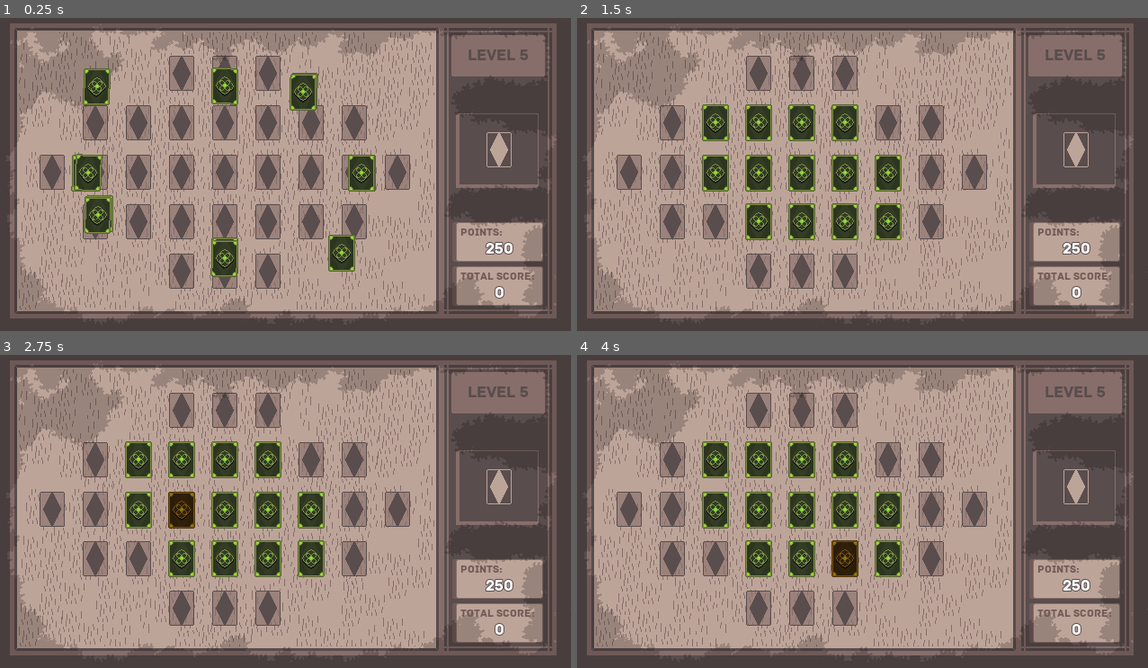
Above: before the commit, frames 1-4 (two rows, left to right).
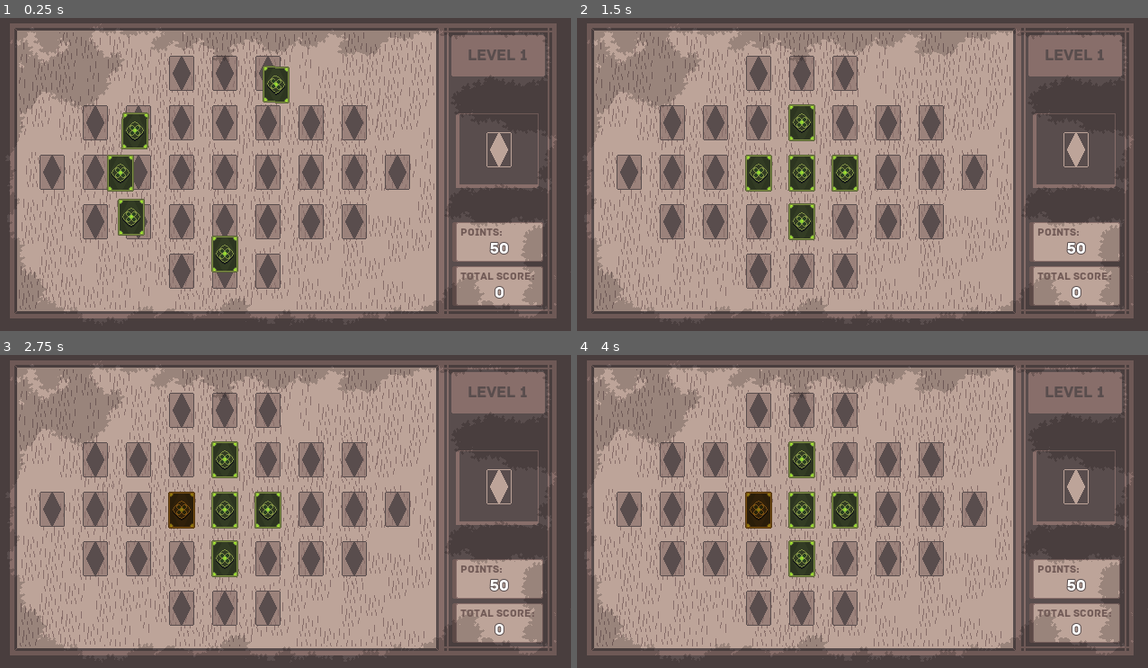
Above: after the commit, the same moments.

Repository: guilhermesgb/lonely-memory-game
Game: Godot game, scene res://Game.tscn
Same seed, same stepped clock (60 frames per second), same inputs: the game is played once before the commit and once after it.
Inputs (mouse positions are in pixels of both pictures, inside the frame that each line leads up to):
- Up to frame 1 (0.25 s): no input
- Up to frame 2 (1.5 s): move the mouse to (988, 152) at 0.52 s; click (988, 152) at 0.67 s; drag from (742, 187) to (833, 233) at 1.27 s
- Up to frame 3 (2.75 s): move the mouse to (342, 436) at 2.02 s; click (342, 436) at 2.17 s
- Up to frame 4 (4 s): tap Enter at 2.75 s; drag from (833, 570) to (685, 458) at 2.77 s; move the mouse to (1033, 555) at 3.52 s; click (1033, 555) at 3.67 s

The runs differ from the first frame. In frame 1, 6.6% of the frame differs, in the area x 12-93%, y 10-83%; in frame 2, 4.6%; in frame 3, 4.6%; in frame 4, 5.0%.

Commit message:
Finish basic level gameplay loop

Diff:
--- a/Board.gd
+++ b/Board.gd
@@ -4,13 +4,15 @@
 
 signal preparation_done
 signal earnable_points_updated(points)
-
-export(int) var CURRENT_LEVEL = 1
+signal player_won(points)
+signal player_lost()
 
 onready var rng = RandomNumberGenerator.new()
-onready var slots = get_tree().get_nodes_in_group("slots")
-onready var cards = get_tree().get_nodes_in_group("cards")
 onready var timer = $Timer
+
+var currentLevel = 0
+
+var destroyedCardNames = []
 
 var availableSlotsCounter = 0
 var occupiedSlotsCounter = 0
@@ -24,35 +26,106 @@
 var earnedPeeksCount = 0
 
 var fullPassesCount = 0
+
+func setup(level):
+	currentLevel = level
 
 func _ready():
 	rng.randomize()
 	calculate_earnable_points()
-	occupy_excess_slots()
-	keep_unoccupied_slots()
+	setup_slots_based_on_level()
+	count_unoccupied_slots()
 	free_excess_cards()
+
+func group_slots(groupName):
+	for childIndex in get_child_count():
+		var child = get_child(childIndex)
+
+		if child.name.begins_with("Slot"):
+			child.add_to_group(groupName)
+
+func get_card_slots():
+	return do_get_card_slots(false)
+
+func do_get_card_slots(groupSlots):
+	var groupName = "slots" + String(currentLevel)
+
+	if groupSlots:
+		group_slots(groupName)
+
+	var slots = []
+	for slot in get_tree().get_nodes_in_group(groupName):
+
+		if slot == null or slot.is_queued_for_deletion():
+			continue
+
+		slots.append(slot)
+
+	return slots
+
+func get_win_slot():
+	return $WinSlot
+
+func group_cards(groupName):
+	for childIndex in get_child_count():
+		var child = get_child(childIndex)
+
+		if child.name.begins_with("Card"):
+			child.add_to_group(groupName)
+
+func get_cards():
+	return do_get_cards(false)
+
+func do_get_cards(groupCards):
+	var groupName = "cards" + String(currentLevel)
+
+	if groupCards:
+		group_cards(groupName)
+
+	var cards = []
+	for card in get_tree().get_nodes_in_group(groupName):
+
+		if card == null or card.is_queued_for_deletion() or card.name in destroyedCardNames:
+			continue
+
+		cards.append(card)
+
+	return cards
+
+func get_other_cards(name):
+	var cards = []
+	for card in get_cards():
+
+		if card.name == name:
+			continue
+
+		cards.append(card)
+
+	return cards
 
 func calculate_earnable_points():
 	earnablePoints = get_total_earnable_points()
 
 func get_total_earnable_points():
-	return 50 * CURRENT_LEVEL
-
-func occupy_excess_slots():
-	for slot in slots:
+	return 50 * currentLevel
+
+func setup_slots_based_on_level():
+	for slot in do_get_card_slots(true):
 		slot.connect("slot_occupied", self, "_on_slot_occupied")
-		slot.setup(CURRENT_LEVEL)
-
-func keep_unoccupied_slots():
-	for slot in slots:
+		slot.setup(currentLevel)
+
+func count_unoccupied_slots():
+	for slot in get_card_slots():
 		if not slot.is_occupied():
 			availableSlotsCounter = availableSlotsCounter + 1
 
 func free_excess_cards():
+	var cards = do_get_cards(true)
 	var cardsToFree = []
 	var cardsToSetup = []
 
 	var cardIndex = rng.randi_range(0, 4)
+
 	for count in cards.size():
 
 		if (cardsToSetup.size() < availableSlotsCounter):
@@ -67,6 +140,7 @@
 		card.destroy()
 
 	for card in cardsToSetup:
+		card.connect("card_destroyed", self, "_on_card_destroyed")
 		card.connect("select_for_reveal_updated", self, "_on_card_select_for_reveal_updated")
 		card.connect("select_for_win_updated", self, "_on_card_select_for_win_updated")
 		card.connect("tapped_while_blocked", self, "_on_card_tapped_while_blocked")
@@ -74,6 +148,9 @@
 
 	cards = cardsToSetup
 
+func _on_card_destroyed(name):
+	destroyedCardNames.append(name)
+
 func _on_Timer_timeout():
 	print("restarting current scene")
 	get_tree().reload_current_scene()
@@ -81,16 +158,21 @@
 func _draw():
 	draw_circle(Vector2.ZERO, 2000, Color("#493e3e"))
 
-func _on_slot_occupied():
+func _on_slot_occupied(_card):
 	occupiedSlotsCounter = occupiedSlotsCounter + 1
 
-	if (occupiedSlotsCounter == slots.size()):
+	if (occupiedSlotsCounter == get_card_slots().size()):
+		prepare_win_slot()
 		assign_types_to_cards()
 		emit_signal("preparation_done")
 		emit_signal("earnable_points_updated", earnablePoints)
 		timer.start()
 
+func prepare_win_slot():
+	get_win_slot().connect("slot_occupied", self, "_on_win_slot_occupied")
+
 func assign_types_to_cards():
+	var cards = get_cards()
 	var typesToAssign = Global.CardType.values()
 	var typesToAssignCount = ceil(cards.size() / 2.0)
 	var usedTypes = [Global.CardType.NONE]
@@ -99,11 +181,12 @@
 		var typeToAssign = find_available_type(typesToAssign, usedTypes)
 
 		if typesToAssignCount == 1:
-			find_unassigned_card().set_assigned_type(typeToAssign)
+			cardSelectedForWin = find_unassigned_card(cards)
+			cardSelectedForWin.set_assigned_type(typeToAssign)
 
 		else:
-			find_unassigned_card().set_assigned_type(typeToAssign)
-			find_unassigned_card().set_assigned_type(typeToAssign)
+			find_unassigned_card(cards).set_assigned_type(typeToAssign)
+			find_unassigned_card(cards).set_assigned_type(typeToAssign)
 
 		usedTypes.append(typeToAssign)
 		typesToAssignCount = typesToAssignCount - 1
@@ -118,7 +201,7 @@
 
 	return availableTypes[rng.randi_range(0, availableTypes.size() - 1)]
 
-func find_unassigned_card():
+func find_unassigned_card(cards):
 	var unassignedCards = []
 
 	for card in cards:
@@ -129,7 +212,8 @@
 	return unassignedCards[rng.randi_range(0, unassignedCards.size() - 1)]
 
 func _on_card_select_for_reveal_updated(card, selected):
-	clear_selected_cards_for_win()
+	var cards = get_cards()
+	clear_selected_cards_for_win(cards)
 
 	var selection = update_selected_cards_for_reveal(card, selected)
 
@@ -137,16 +221,16 @@
 		if revealed_cards_form_pair(selection):
 			block_revealed_cards(selection)
 
-			punish_by_decreasing_earnable_points()
+			punish_by_decreasing_earnable_points(cards)
 
 		else:
-			block_selected_cards(selection)
-
-		clear_selected_cards_for_reveal()
-
-		var remainingCards = get_remaining_selectable_cards()
+			block_selected_cards(cards, selection)
+
+		clear_selected_cards_for_reveal(cards)
+
+		var remainingCards = get_remaining_selectable_cards(cards)
 		if singled_out_some_card(remainingCards):
-			if not unblock_cards_for_selection():
+			if not unblock_cards_for_selection(cards):
 				win_with_remaining_card(remainingCards[0])
 
 	print("current state: charger=> " + String(successiveNoPairRevealsCount) + ", earned peeks=> " + String(earnedPeeksCount))
@@ -172,9 +256,9 @@
 
 	successiveNoPairRevealsCount = 0
 
-func block_selected_cards(selection):
+func block_selected_cards(cards, selection):
 	for card in selection:
-		card.set_blocked_for_selection()
+		card.set_blocked_for_selection(true)
 
 	successiveNoPairRevealsCount = successiveNoPairRevealsCount + 1
 
@@ -183,14 +267,14 @@
 		successiveNoPairRevealsCount = 0
 		earnedPeeksCount = earnedPeeksCount + 1
 
-func clear_selected_cards_for_reveal():
+func clear_selected_cards_for_reveal(cards):
 	cardsSelectedForReveal.clear()
 
 	for card in cards:
 		if card.is_selected_for_reveal():
 			card.set_as_selectable(false)
 
-func get_remaining_selectable_cards():
+func get_remaining_selectable_cards(cards):
 	var selectableCards = []
 
 	for card in cards:
@@ -204,7 +288,7 @@
 func singled_out_some_card(remainingCards):
 	return remainingCards.size() == 1
 
-func unblock_cards_for_selection():
+func unblock_cards_for_selection(cards):
 	var thereWereCardsToUnblock = false
 
 	for card in cards:
@@ -221,23 +305,32 @@
 	card.set_locked_for_win(true)
 
 func _on_card_select_for_win_updated(card, selected):
-	clear_selected_cards_for_reveal()
+	var cards = get_cards()
+	clear_selected_cards_for_reveal(cards)
 
 	for cardIndex in cards.size():
 		if card.name == cards[cardIndex].name:
 			continue
 
 		elif selected and cards[cardIndex].is_selected_for_win():
-			cards[cardIndex].set_as_selectable(false)
+			if cards[cardIndex].is_blocked_for_selection():
+				cards[cardIndex].set_blocked_for_selection(false)
+
+			else:
+				cards[cardIndex].set_as_selectable(false)
 
 	print("x current state: charger=> " + String(successiveNoPairRevealsCount) + ", earned peeks=> " + String(earnedPeeksCount))
 
-func clear_selected_cards_for_win():
+func clear_selected_cards_for_win(cards):
 	for card in cards:
 		if card.is_selected_for_win():
-			card.set_as_selectable(false)
-
-func punish_by_decreasing_earnable_points():
+			if card.is_blocked_for_selection():
+				card.set_blocked_for_selection(false)
+
+			else:
+				card.set_as_selectable(false)
+
+func punish_by_decreasing_earnable_points(cards):
 	var totalEarnablePoints = get_total_earnable_points()
 
 	earnablePoints = earnablePoints - (floor(totalEarnablePoints / cards.size()) * 2)
@@ -245,5 +338,12 @@
 
 func _on_card_tapped_while_blocked(card):
 	if earnedPeeksCount > 0:
-		print("peeking at blocked card " + card.name)
 		earnedPeeksCount = earnedPeeksCount - 1
+		card.set_blocked_for_selection(true)
+
+func _on_win_slot_occupied(card):
+	if cardSelectedForWin != null and card.name == cardSelectedForWin.name:
+		emit_signal("player_won", earnablePoints)
+
+	else:
+		emit_signal("player_lost")
--- a/Board.tscn
+++ b/Board.tscn
@@ -7,7 +7,6 @@
 
 [node name="Board" type="Node2D"]
 script = ExtResource( 2 )
-CURRENT_LEVEL = 5
 
 [node name="Sprite" type="Sprite" parent="."]
 texture = ExtResource( 4 )
@@ -215,6 +214,9 @@
 
 [node name="Card29" parent="." instance=ExtResource( 1 )]
 position = Vector2( 590.876, -120 )
+
+[node name="WinSlot" parent="." instance=ExtResource( 3 )]
+position = Vector2( 559.668, 158.057 )
 
 [node name="Timer" type="Timer" parent="."]
 wait_time = 100.0
--- a/Card.gd
+++ b/Card.gd
@@ -7,6 +7,7 @@
 	SELECTED_FOR_REVEAL,
 	SELECTED_FOR_WIN,
 	BLOCKED_FOR_SELECTION,
+	BLOCKED_SELECTED_FOR_WIN,
 	REVEALED_AS_PAIR,
 	LOCKED_FOR_WIN
 }
@@ -20,19 +21,23 @@
 
 onready var sprite = $Sprite
 onready var touchInputDetector = $Sprite/TouchInputDetector
-onready var slots = get_tree().get_nodes_in_group("slots")
-onready var cards = get_tree().get_nodes_in_group("cards")
+onready var animationPlayer = $AnimationPlayer
+onready var debugInfo = $DebugContainer/DebugInfo
+
+var rng
 
 var targetSlot
-var isLockedToSlot
+var isLockedToSlot = false
+var canLockToWinSlot = false
 
 var assignedType = Global.CardType.NONE
 
 var currentState = CardState.SELECTABLE
 
-var rng
-
-func setup(board, randomNumberGenerator):
+var board
+
+func setup(gameBoard, randomNumberGenerator):
+	board = gameBoard
 	rng = randomNumberGenerator
 	noise.seed = randi()
 	noise.octaves = 4
@@ -41,9 +46,6 @@
 
 	board.connect("preparation_done", self, "_on_preparation_done")
 
-	for card in cards:
-		card.connect("card_destroyed", self, "_on_card_destroyed")
-
 	touchInputDetector.setup(self)
 	touchInputDetector.disable()
 
@@ -53,6 +55,7 @@
 
 func _on_preparation_done():
 	touchInputDetector.enable(false)
+	canLockToWinSlot = true
 
 func has_assigned_type():
 	return assignedType != Global.CardType.NONE
@@ -70,7 +73,7 @@
 	return currentState == CardState.SELECTED_FOR_REVEAL
 
 func is_selected_for_win():
-	return currentState == CardState.SELECTED_FOR_WIN or currentState == CardState.LOCKED_FOR_WIN
+	return currentState == CardState.SELECTED_FOR_WIN or currentState == CardState.LOCKED_FOR_WIN or currentState == CardState.BLOCKED_SELECTED_FOR_WIN
 
 func set_selected_for_win(propagateUpdate):
 	do_set_state(CardState.SELECTED_FOR_WIN, propagateUpdate)
@@ -79,10 +82,13 @@
 	do_set_state(CardState.LOCKED_FOR_WIN, propagateUpdate)
 
 func is_blocked_for_selection():
-	return currentState == CardState.BLOCKED_FOR_SELECTION
-
-func set_blocked_for_selection():
+	return currentState == CardState.BLOCKED_FOR_SELECTION or currentState == CardState.BLOCKED_SELECTED_FOR_WIN
+
+func set_blocked_for_selection(playAnimation):
 	set_state(CardState.BLOCKED_FOR_SELECTION)
+
+	if playAnimation:
+		animationPlayer.play("FlipBackToFront")
 
 func is_revealed_as_pair():
 	return currentState == CardState.REVEALED_AS_PAIR
@@ -97,14 +103,14 @@
 	var previousState = currentState
 	currentState = state
 
-	if currentState == CardState.SELECTED_FOR_WIN or currentState == CardState.LOCKED_FOR_WIN and propagateUpdate:
+	if currentState == CardState.SELECTED_FOR_WIN or currentState == CardState.BLOCKED_SELECTED_FOR_WIN or currentState == CardState.LOCKED_FOR_WIN and propagateUpdate:
 		emit_signal("select_for_win_updated", self, true)
 
 	elif currentState == CardState.SELECTED_FOR_REVEAL and propagateUpdate:
 		emit_signal("select_for_reveal_updated", self, true)
 
 	elif currentState == CardState.SELECTABLE and propagateUpdate:
-		if previousState == CardState.SELECTED_FOR_WIN or previousState == CardState.LOCKED_FOR_WIN:
+		if previousState == CardState.SELECTED_FOR_WIN or previousState == CardState.BLOCKED_SELECTED_FOR_WIN or previousState == CardState.LOCKED_FOR_WIN:
 			emit_signal("select_for_win_updated", self, false)
 
 		elif previousState == CardState.SELECTED_FOR_REVEAL:
@@ -114,31 +120,41 @@
 	if currentState == CardState.REVEALED_AS_PAIR:
 		sprite.modulate = Color("#B44E39")
 		touchInputDetector.disable()
+		debugInfo.text = String(assignedType)
+		debugInfo.modulate = Color.white
 
 	elif currentState == CardState.BLOCKED_FOR_SELECTION:
 		sprite.modulate = Color("#C7B074")
 		touchInputDetector.enable(false)
-
-	elif currentState == CardState.SELECTED_FOR_WIN:
+		debugInfo.text = String(assignedType)
+		debugInfo.modulate = Color.transparent
+
+	elif currentState == CardState.SELECTED_FOR_WIN or currentState == CardState.BLOCKED_SELECTED_FOR_WIN or currentState == CardState.LOCKED_FOR_WIN:
 		sprite.modulate = Color("#EE8A44")
 		touchInputDetector.enable(true)
-
-	elif currentState == CardState.LOCKED_FOR_WIN:
-		sprite.modulate = Color("#EE8A44")
-		touchInputDetector.enable(true)
+		debugInfo.text = String(assignedType)
+		debugInfo.modulate = Color.transparent
 
 	elif currentState == CardState.SELECTED_FOR_REVEAL:
 		sprite.modulate = Color("#FAD758")
 		touchInputDetector.enable(false)
+		debugInfo.text = String(assignedType)
+		debugInfo.modulate = Color.transparent
 
 	else:
 		sprite.modulate = Color.white
 		touchInputDetector.enable(false)
+		debugInfo.text = String(assignedType)
+		debugInfo.modulate = Color.transparent
 
 func find_nearest_unoccupied_slot():
 	isLockedToSlot = false
 	targetSlot = null
 	var shortestDistance = 1000000000
+
+	var slots = board.get_card_slots()
+	if canLockToWinSlot:
+		slots.append(board.get_win_slot())
 
 	for slot in slots:
 		if slot.is_occupied():
@@ -163,12 +179,9 @@
 func lock_to_unoccupied_slot():
 	if not targetSlot.is_occupied():
 		isLockedToSlot = true
-		targetSlot.occupy()
+		targetSlot.occupy(self)
 		set_z_index(0)
 		print("LOCK")
-
-func _on_card_destroyed(_name):
-	cards = get_tree().get_nodes_in_group("cards")
 
 func _physics_process(delta):
 	if is_queued_for_deletion():
@@ -207,6 +220,9 @@
 	if currentState == CardState.BLOCKED_FOR_SELECTION:
 		emit_signal("tapped_while_blocked", self)
 
+	elif currentState == CardState.BLOCKED_SELECTED_FOR_WIN:
+		do_set_state(CardState.BLOCKED_FOR_SELECTION, true)
+
 	elif currentState == CardState.SELECTED_FOR_WIN or currentState == CardState.SELECTED_FOR_REVEAL:
 		do_set_state(CardState.SELECTABLE, true)
 
@@ -215,7 +231,7 @@
 
 func _on_TouchInputDetector_long_pressed():
 	if currentState == CardState.BLOCKED_FOR_SELECTION:
-		emit_signal("tapped_while_blocked", self)
+		do_set_state(CardState.BLOCKED_SELECTED_FOR_WIN, true)
 		return
 
 	do_set_state(CardState.SELECTED_FOR_WIN, true)
--- a/Card.tscn
+++ b/Card.tscn
@@ -1,12 +1,32 @@
-[gd_scene load_steps=4 format=2]
+[gd_scene load_steps=7 format=2]
 
 [ext_resource path="res://card_back.png" type="Texture" id=1]
 [ext_resource path="res://TouchInputDetector.tscn" type="PackedScene" id=2]
 [ext_resource path="res://Card.gd" type="Script" id=3]
+[ext_resource path="res://archive-regular.ttf" type="DynamicFontData" id=4]
 
-[node name="Card" type="Node2D" groups=[
-"cards",
-]]
+[sub_resource type="DynamicFont" id=1]
+outline_size = 1
+outline_color = Color( 0.34902, 0.301961, 0.301961, 1 )
+font_data = ExtResource( 4 )
+
+[sub_resource type="Animation" id=2]
+resource_name = "FlipBackToFront"
+length = 3.0
+tracks/0/type = "value"
+tracks/0/path = NodePath("DebugContainer/DebugInfo:modulate")
+tracks/0/interp = 1
+tracks/0/loop_wrap = true
+tracks/0/imported = false
+tracks/0/enabled = true
+tracks/0/keys = {
+"times": PoolRealArray( 0, 1, 1.5, 3 ),
+"transitions": PoolRealArray( 1, 1, 1, 1 ),
+"update": 0,
+"values": [ Color( 1, 1, 1, 0 ), Color( 1, 1, 1, 1 ), Color( 0.34902, 0.301961, 0.301961, 0.588235 ), Color( 0.34902, 0.301961, 0.301961, 0 ) ]
+}
+
+[node name="Card" type="Node2D"]
 script = ExtResource( 3 )
 
 [node name="Sprite" type="Sprite" parent="."]
@@ -20,6 +40,27 @@
 [node name="TouchInputArea" parent="Sprite/TouchInputDetector" index="1"]
 scale = Vector2( 1, 1 )
 shape_centered = false
+
+[node name="DebugContainer" type="CenterContainer" parent="."]
+margin_left = -15.0
+margin_top = -20.0
+margin_right = 15.0
+margin_bottom = 20.0
+__meta__ = {
+"_edit_use_anchors_": false
+}
+
+[node name="DebugInfo" type="Label" parent="DebugContainer"]
+modulate = Color( 0.34902, 0.301961, 0.301961, 0 )
+margin_left = 11.0
+margin_top = 10.0
+margin_right = 19.0
+margin_bottom = 30.0
+custom_fonts/font = SubResource( 1 )
+text = "1"
+
+[node name="AnimationPlayer" type="AnimationPlayer" parent="."]
+anims/FlipBackToFront = SubResource( 2 )
 [connection signal="dragged" from="Sprite/TouchInputDetector" to="." method="_on_TouchInputDetector_dragged"]
 [connection signal="dragging" from="Sprite/TouchInputDetector" to="." method="_on_TouchInputDetector_dragging"]
 [connection signal="long_pressed" from="Sprite/TouchInputDetector" to="." method="_on_TouchInputDetector_long_pressed"]
--- a/Game.gd
+++ b/Game.gd
@@ -1,13 +1,49 @@
 extends Node2D
+
+export(int) var CURRENT_LEVEL = 1
 
 onready var levelCount = $GuidelineRight/LevelContainer/LevelLabel
 onready var earnablePoints = $GuidelineRight/PointsLabel/PointsContainer/Points
 onready var totalScore = $GuidelineRight/TotalScoreLabel/TotalScoreContainer/TotalScore
-onready var board = $Board
+
+var boardScene = preload("Board.tscn")
 
 func _ready():
-	levelCount.text = "Level " + String(board.CURRENT_LEVEL)
+	setup_level()
+
+func setup_level():
+	var board = boardScene.instance()
+	board.setup(CURRENT_LEVEL)
+	board.z_index = -1
+	add_child(board, true)
+
+	board.connect("earnable_points_updated", self, "_on_earnable_points_updated")
+	board.connect("player_won", self, "_on_player_beat_level")
+	board.connect("player_lost", self, "_on_player_lost_level")
+
+	levelCount.text = "Level " + String(CURRENT_LEVEL)
 	earnablePoints.text = String(board.get_total_earnable_points())
 
-func _on_Board_earnable_points_updated(points):
+func advance_level(points):
+	CURRENT_LEVEL = CURRENT_LEVEL + 1
+	totalScore.text = String(int(totalScore.text) + points)
+
+func destroy_level():
+	for childIndex in get_child_count():
+		var child = get_child(childIndex)
+
+		if child.name == "Board":
+			child.queue_free()
+			break
+
+func _on_earnable_points_updated(points):
 	earnablePoints.text = String(points)
+
+func _on_player_beat_level(points):
+	destroy_level()
+	advance_level(points)
+	setup_level()
+	pass
+
+func _on_player_lost_level():
+	pass
--- a/Game.tscn
+++ b/Game.tscn
@@ -1,28 +1,24 @@
-[gd_scene load_steps=7 format=2]
+[gd_scene load_steps=6 format=2]
 
-[ext_resource path="res://Board.tscn" type="PackedScene" id=1]
 [ext_resource path="res://archive-regular.ttf" type="DynamicFontData" id=2]
 [ext_resource path="res://Game.gd" type="Script" id=3]
 
-[sub_resource type="DynamicFont" id=2]
+[sub_resource type="DynamicFont" id=1]
 size = 12
 font_data = ExtResource( 2 )
 
-[sub_resource type="DynamicFont" id=3]
+[sub_resource type="DynamicFont" id=2]
 size = 18
 outline_size = 1
 outline_color = Color( 0.34902, 0.301961, 0.301961, 1 )
 font_data = ExtResource( 2 )
 
-[sub_resource type="DynamicFont" id=1]
+[sub_resource type="DynamicFont" id=3]
 size = 18
 font_data = ExtResource( 2 )
 
 [node name="Game" type="Node2D"]
 script = ExtResource( 3 )
-
-[node name="Board" parent="." instance=ExtResource( 1 )]
-CURRENT_LEVEL = 5
 
 [node name="GuidelineRight" type="Position2D" parent="."]
 position = Vector2( 558.851, 0 )
@@ -71,7 +67,7 @@
 margin_left = -4.0
 margin_top = 15.0
 margin_right = 91.0
-margin_bottom = 40.0
+margin_bottom = 39.0
 __meta__ = {
 "_edit_use_anchors_": false
 }
@@ -79,10 +75,9 @@
 [node name="TotalScore" type="Label" parent="GuidelineRight/TotalScoreLabel/TotalScoreContainer"]
 margin_left = 42.0
 margin_right = 53.0
-margin_bottom = 49.0
-custom_fonts/font = SubResource( 3 )
-text = "0
-"
+margin_bottom = 23.0
+custom_fonts/font = SubResource( 2 )
+text = "0"
 
 [node name="LevelContainer" type="CenterContainer" parent="GuidelineRight"]
 margin_left = -52.0
@@ -98,10 +93,9 @@
 margin_top = 11.0
 margin_right = 85.0
 margin_bottom = 34.0
-custom_fonts/font = SubResource( 1 )
+custom_fonts/font = SubResource( 3 )
 custom_colors/font_color = Color( 0.34902, 0.301961, 0.301961, 1 )
 text = "LEVEL 1"
 __meta__ = {
 "_edit_use_anchors_": false
 }
-[connection signal="earnable_points_updated" from="Board" to="." method="_on_Board_earnable_points_updated"]
--- a/Slot.gd
+++ b/Slot.gd
@@ -1,6 +1,6 @@
 extends Position2D
 
-signal slot_occupied
+signal slot_occupied(card)
 
 export(int) var MIN_LEVEL = 0
 
@@ -14,10 +14,10 @@
 		deoccupy()
 
 	else:
-		occupy()
+		occupy(null)
 
-func occupy():
-	emit_signal("slot_occupied")
+func occupy(card):
+	emit_signal("slot_occupied", card)
 #	modulate = Color("#8a5939")
 	isOccupied = true
 
--- a/Slot.tscn
+++ b/Slot.tscn
@@ -2,9 +2,7 @@
 
 [ext_resource path="res://Slot.gd" type="Script" id=1]
 
-[node name="Slot" type="Position2D" groups=[
-"slots",
-]]
+[node name="Slot" type="Position2D"]
 script = ExtResource( 1 )
 __meta__ = {
 "_gizmo_extents_": 0.0
Not shown: 3 places in Game.tscn that only renumber resources
